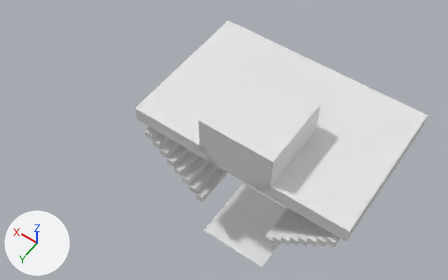
Before and after pictures for a commit that changed the Blender file Assets/Meshes/AnimatedWorld_03.blend.
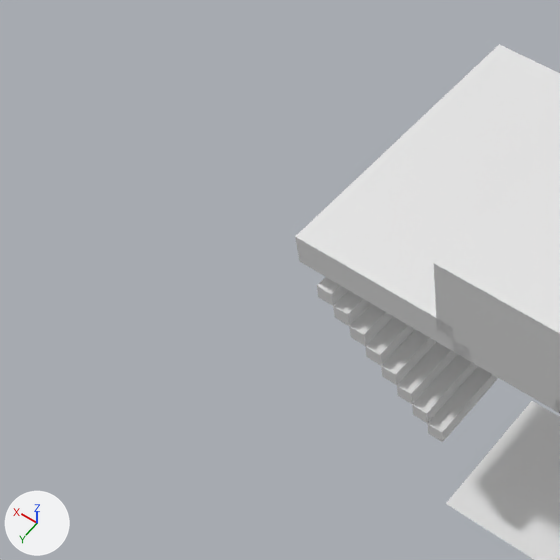
Each version appears first whole from a camera (50 mm lens) standing at (-8.42, 12.52, 21.79) and looking at (2.74, -3.11, -2.77), and next in a close-up on the part from 0% to 57% of the width and 0% to 91% of the height. The lights are fixed; the arrows at lower left show +X, +Y and +Z.

The scene before the commit, as lines of its bpy script (objects in view):
```python
me_cube_008 = bpy.data.meshes.new('Cube.008')
me_cube_008.from_pydata([(-1.8, -3.6, 0.0), (-1.8, 0.0, 0.0), (1.8, -3.6, 0.0), (1.8, 0.0, 0.0)], [], [(3, 1, 0, 2)])
me_cube_015 = bpy.data.meshes.new('Cube.015')
me_cube_015.from_pydata(...)  # 37 vertices, 2 faces; spans x -1.8..1.8, y -3.6..0.0, z 0.0
me_cube_016 = bpy.data.meshes.new('Cube.016')
me_cube_016.from_pydata([(-1.8, -3.6, 0.0), (-1.8, -3.6, 3.6), (-1.8, 0.0, 0.0), (-1.8, 0.0, 3.6), (1.8, -3.6, 0.0), (1.8, -3.6, 3.6), (1.8, 0.0, 0.0), (1.8, 0.0, 3.6)], [], [(0, 1, 3, 2), (2, 3, 7, 6), (6, 7, 5, 4), (4, 5, 1, 0), (2, 6, 4, 0)])
ob_ceilingwithhole = bpy.data.objects.new('CeilingWithHole', me_cube_015)
ob_ceilingwithhole.location = (0.0, 0.0, 2.46)
_m = ob_ceilingwithhole.modifiers.new('Solidify', 'SOLIDIFY')
_m.thickness = 0.005
ob_ceilingwithouthole = bpy.data.objects.new('CeilingWithoutHole', me_cube_008)
ob_ceilingwithouthole.location = (0.0, 0.0, -6.4)
_m = ob_ceilingwithouthole.modifiers.new('Solidify', 'SOLIDIFY')
_m.thickness = 0.005
ob_walls = bpy.data.objects.new('Walls', me_cube_016)
ob_walls.location = (0.0, 0.0, 0.0)
ob_walls.scale = (1.0, 1.0, 0.683)
_m = ob_walls.modifiers.new('Solidify', 'SOLIDIFY')
_m.thickness = 0.005
# also in view: 'Extra Stairs' at (0.0, -3.4, -2.11); 'TwoStepsPlane' at (0.0, -3.6, 0.4)
```
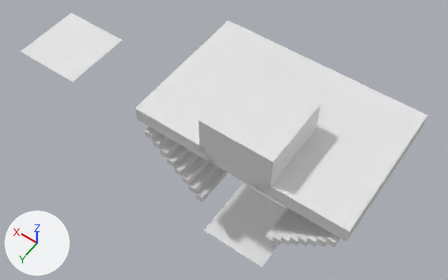
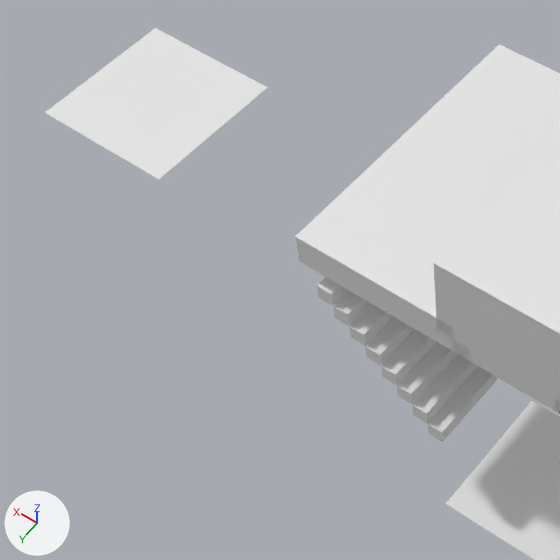
The change, as JSON lines over the scene's bpy script:
```json
{"op": "add", "block": "me_cube_025", "code": ["me_cube_025 = bpy.data.meshes.new('Cube.025')", "me_cube_025.from_pydata([(1.0, 0.0, 0.0), (0.0, 0.0, 0.0), (1.0, -2.8, 0.0), (0.0, -2.8, 0.0)], [], [(1, 0, 2, 3)])"]}
{"op": "add", "block": "me_cube_024", "code": ["me_cube_024 = bpy.data.meshes.new('Cube.024')", "me_cube_024.from_pydata([(-1.0, 0.0, 0.0), (0.0, 0.0, 0.0), (-1.0, -2.8, 0.0), (0.0, -2.8, 0.0)], [], [(0, 1, 3, 2)])"]}
{"op": "add", "block": "me_cube_023", "code": ["me_cube_023 = bpy.data.meshes.new('Cube.023')", "me_cube_023.from_pydata([(1.8, -3.6, 0.0), (1.8, 0.0, 0.0), (1.0, -3.6, 0.0), (1.0, 0.0, 0.0), (1.8, -2.8, 0.0), (1.0, -2.8, 0.0), (-1.8, -3.6, 0.0), (-1.8, 0.0, 0.0), (0.0, -3.6, 0.0), (-1.0, 0.0, 0.0), (-1.0, -3.6, 0.0), (-1.8, -2.8, 0.0), (0.0, -2.8, 0.0), (-1.0, -2.8, 0.0)], [], [(5, 4, 0, 2), (12, 5, 2, 8), (3, 1, 4, 5), (13, 12, 8, 10), (11, 13, 10, 6), (7, 9, 13, 11)])"]}
{"op": "add", "block": "ob_openfloor_1_door", "code": ["ob_openfloor_1_door = bpy.data.objects.new('openFloor 1 door', me_cube_025)", "ob_openfloor_1_door.location = (10.24, 0.0, 0.0)", "ob_openfloor_1_door.scale = (1.0, 1.0, 0.683)", "_m = ob_openfloor_1_door.modifiers.new('Solidify', 'SOLIDIFY')", "_m.thickness = 0.005"]}
{"op": "add", "block": "ob_openfloor_2_door", "code": ["ob_openfloor_2_door = bpy.data.objects.new('openFloor 2 door', me_cube_024)", "ob_openfloor_2_door.location = (12.24, 0.0, 0.0)", "ob_openfloor_2_door.scale = (1.0, 1.0, 0.683)", "_m = ob_openfloor_2_door.modifiers.new('Solidify', 'SOLIDIFY')", "_m.thickness = 0.005"]}
{"op": "add", "block": "ob_openfloor", "code": ["ob_openfloor = bpy.data.objects.new('openFloor', me_cube_023)", "ob_openfloor.location = (11.24, 0.0, 0.0)", "ob_openfloor.scale = (1.0, 1.0, 0.683)", "_m = ob_openfloor.modifiers.new('Solidify', 'SOLIDIFY')", "_m.thickness = 0.005"]}
```

Boxes (x1, y1, x2, y2) around the edits, measured in the close-ups (560 x 560 px):
```json
{"object": "openFloor", "change": "added", "after": [45, 28, 268, 179]}
{"object": "openFloor 1 door", "change": "added", "after": [101, 76, 218, 164]}
{"object": "openFloor 2 door", "change": "added", "after": [70, 59, 187, 145]}
```
